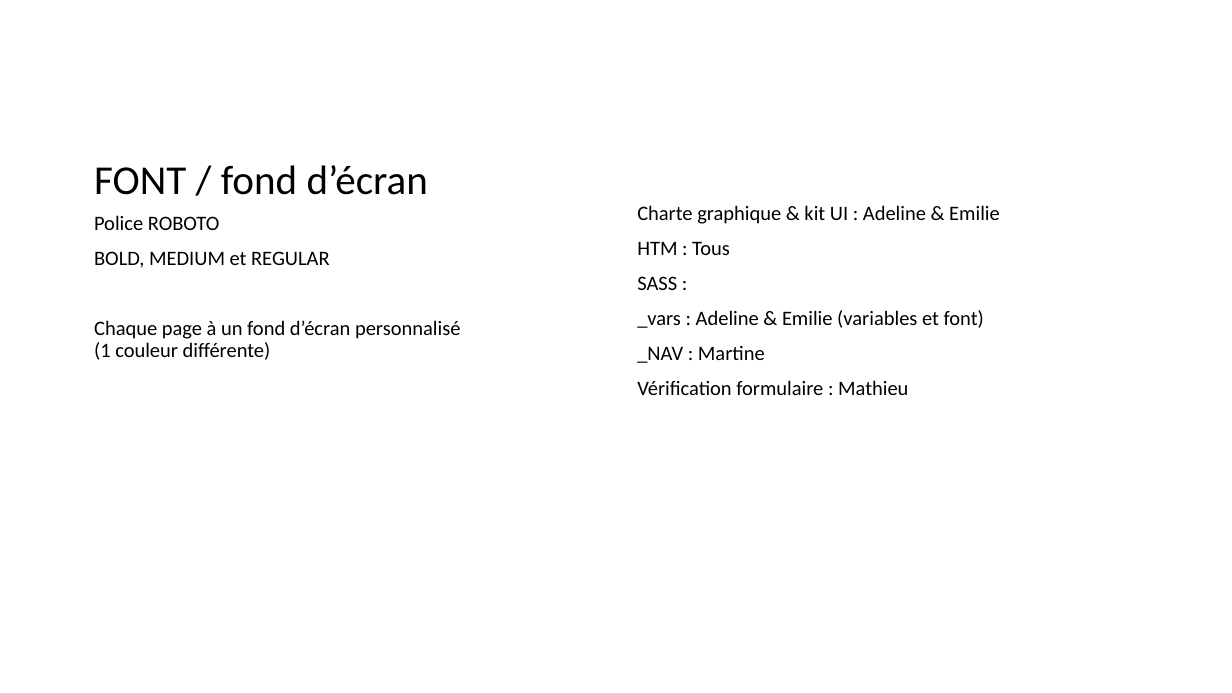
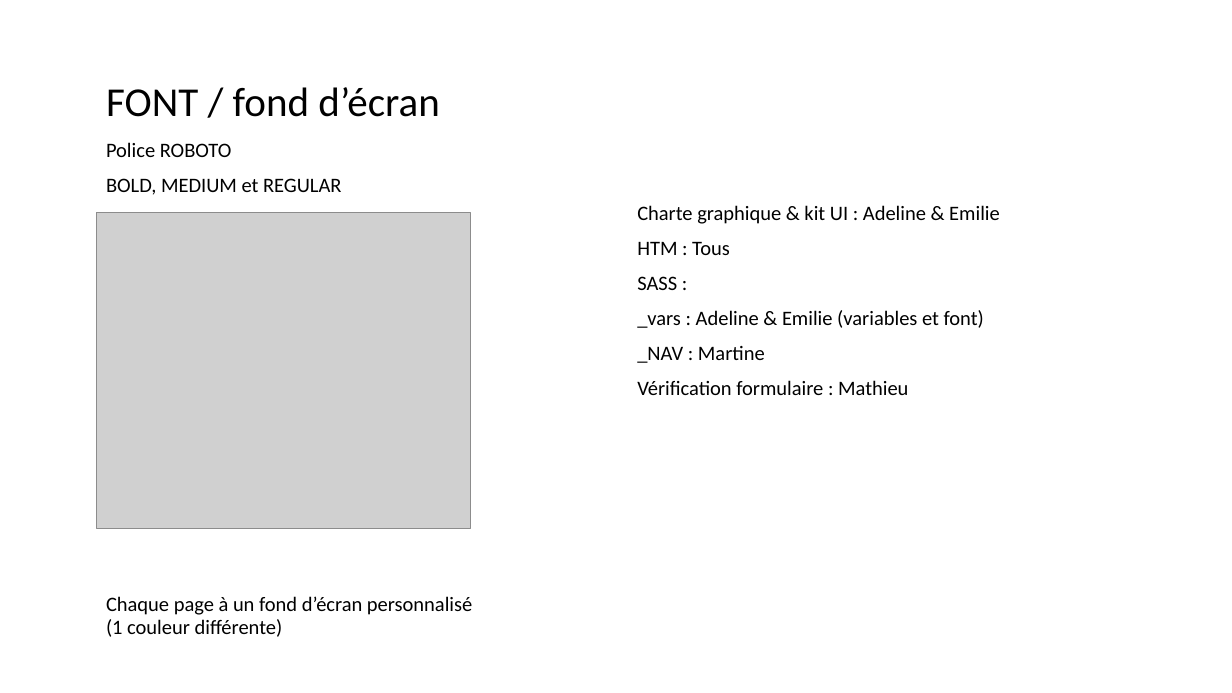
Before and after one commit to DebrayM/ACS-Music-Team, a slide deck: slide 8 of ACS Music.pptx. Drawn at 1232x693 pixels with LibreOffice and Linux fonts; fonts in the diff are those of the drawing; grey boxes stand for pictures. Boxes give left, top, right and bottom in pixels: in the first picture for what was removed or moved away, otherwise in the second. Text is boxed around its words. In the diff, an @@ line names an element or a change of style, - is before the commit and + after.

```diff
--- a/ACS Music.pptx
+++ b/ACS Music.pptx
@@ title "FONT / fond d’écran": place and size @@
-title "FONT / fond d’écran" at <box>94,165,428,195</box>
+title "FONT / fond d’écran" at <box>106,87,439,117</box>
@@ text "Police ROBOTO" rewrapped from <box>94,215,460,360</box> to <box>106,142,472,637</box> @@
@@ picture added at <box>97,213,470,529</box> @@
```
Also in this commit, not shown: 16 other files.
